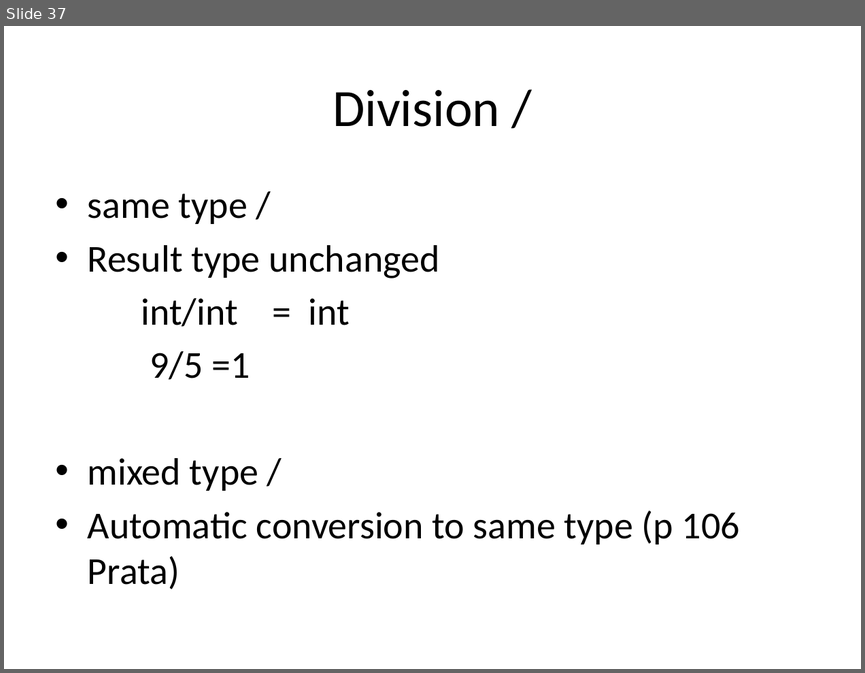
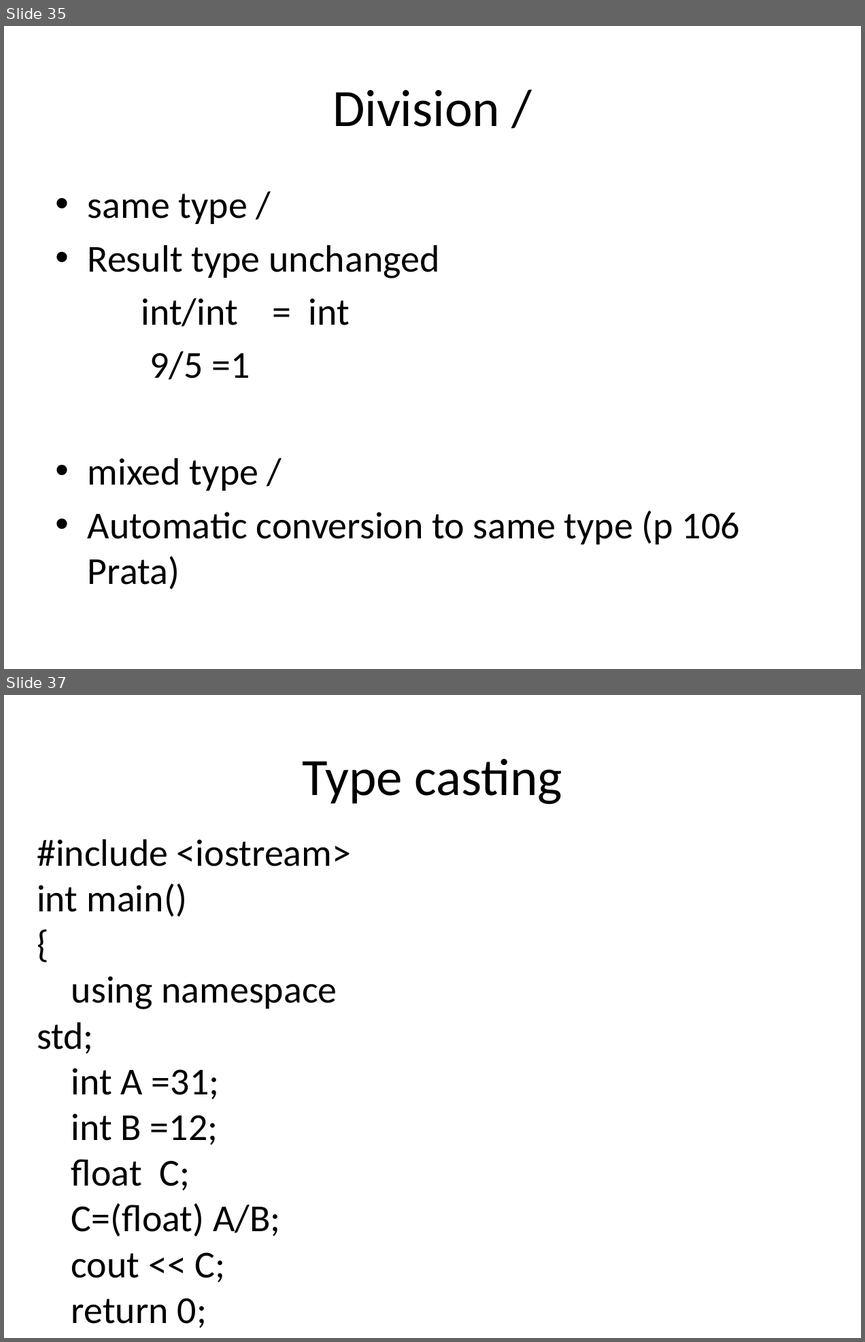
Before and after one commit to bwkeller/Computational_Physics, a slide deck: Slides/02_Data_Types.odp. Shown one above the other, each under a label of ours: slide 37 before the commit, slides 35 and 37 after it; the slides between them are not shown. The pictures are 865x673 and 865x1342 pixels, drawn with LibreOffice and Linux fonts; fonts in the diff are those of the drawing. Boxes give left, top, right and bottom in pixels: in the first picture for what was removed or moved away, otherwise in the second. Text is boxed around its words. In the diff, an @@ line names an element or a change of style, - is before the commit and + after.

```diff
--- a/Slides/02_Data_Types.odp
+++ b/Slides/02_Data_Types.odp
@@ slide 37 added at (4,695,861,1338), background #FFFFFF @@
@@ title added at (302,758,562,804), 44 pt, text #000000 @@
+Type casting
@@ text added at (37,839,351,1327), 32 pt, text #000000 @@
+#include <iostream>
+int main()
+{
+using namespace std;
+int A =31;
+int B =12;
+float C;
+C=(float) A/B;
+cout << C;
+return 0;
+}
@@ what was slide 37 is now slide 35 @@
```
Also in this commit, not shown: 1 slide changed, 1 slide removed, 4 other files.
